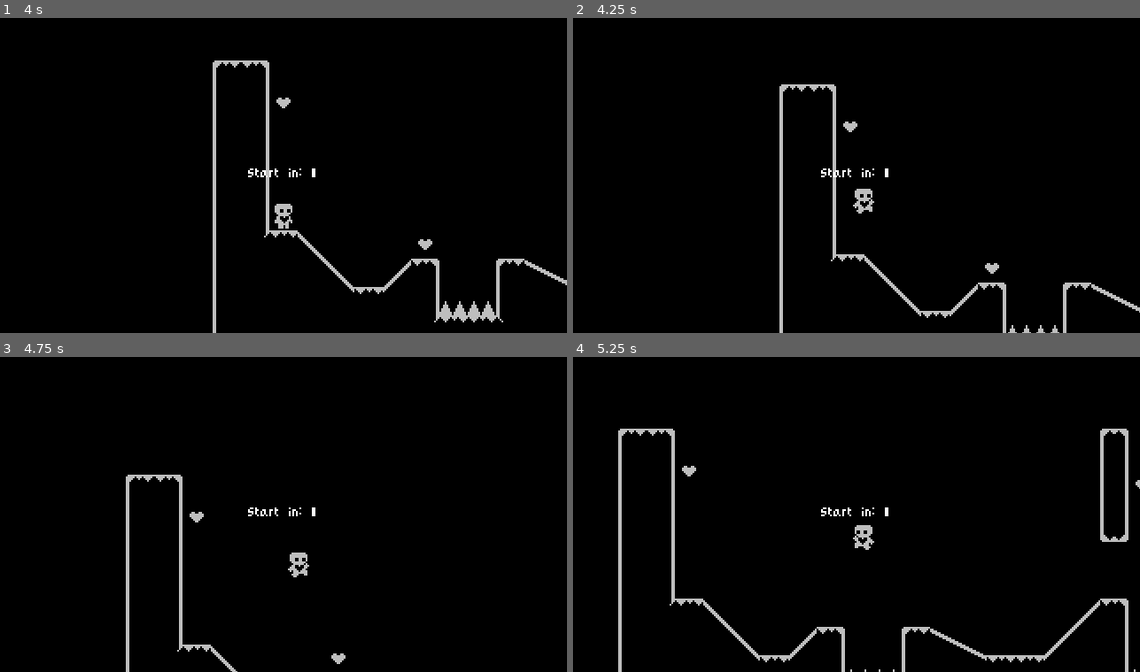
Above: before the commit, frames 1-4 (two rows, left to right).
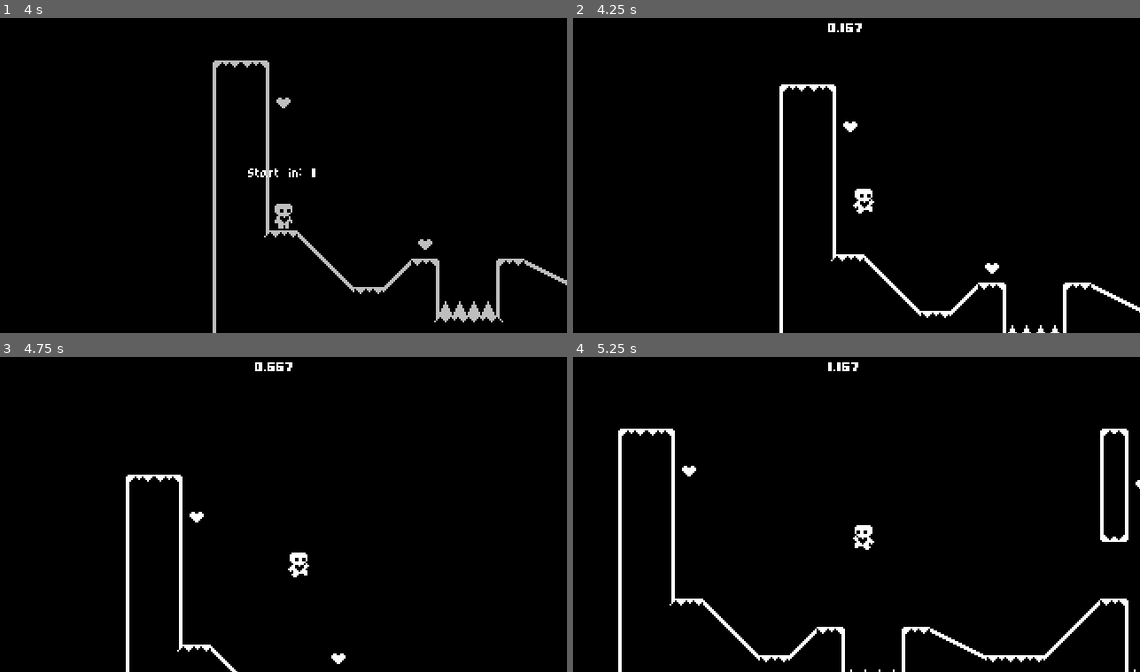
Above: after the commit, the same moments.

Repository: Tdrydale/godot-bonus-Tdrydale
Game: Godot game, scene res://start_menu.tscn
The game is run twice, just before and just after one commit, with the same random seed, the same clock (stepped at 60 frames per second) and the same inputs.
Inputs:
- Up to frame 1 (4 s): click "Start Game" at 0.5 s; hold W (jump) 1.28-2.03 s; hold Right (move_right) 1.28-2.78 s; tap Enter at 2, 3.5 s; tap W (jump) at 2.1, 2.27, 2.57, 3.6, 3.77 s; tap Space at 2.75 s; hold Left (move_left) 2.78-3.53 s; hold W (jump) 2.78-3.53 s; hold Right (move_right) from 3.53 s (still down)
- Up to frame 2 (4.25 s): keep holding Right (move_right); tap W (jump) at 4.07 s
- Up to frame 3 (4.75 s): keep holding Right (move_right); hold W (jump) from 4.28 s (still down)
- Up to frame 4 (5.25 s): release Right (move_right) at 5.03 s; release W (jump) at 5.03 s; hold Left (move_left) from 5.03 s (still down); tap W (jump) at 5.1 s

Frame 1 is identical in both runs. In frame 2, 2.3% of the frame differs, in the area x 36-100%, y 1-100%; in frame 3, 1.5%; in frame 4, 3.3%, in the area x 7-100%, y 1-100%.
Error before the commit: Invalid assignment of property or key 'visable' with value of type 'bool' on a base object of type 'ColorRect'. (res://world.gd:18)

Commit message:
Videos Complete

Diff:
--- /dev/null
+++ b/level_completed.gd
@@ -0,0 +1,13 @@
+extends ColorRect
+
+signal retry()
+signal next_level()
+
+@onready var retry_button = %RetryButton
+@onready var next_level_button = %NextLevelButton
+
+func _on_retry_button_pressed():
+	retry.emit()
+
+func _on_next_level_button_pressed():
+	next_level.emit()
--- a/level_completed.tscn
+++ b/level_completed.tscn
@@ -1,12 +1,16 @@
-[gd_scene format=3 uid="uid://vrd1nu8mwppt"]
+[gd_scene load_steps=2 format=3 uid="uid://vrd1nu8mwppt"]
+
+[ext_resource type="Script" path="res://level_completed.gd" id="1_8t067"]
 
 [node name="LevelCompleted" type="ColorRect"]
+process_mode = 3
 anchors_preset = 15
 anchor_right = 1.0
 anchor_bottom = 1.0
 grow_horizontal = 2
 grow_vertical = 2
 color = Color(0, 0, 0, 0.2)
+script = ExtResource("1_8t067")
 
 [node name="CenterContainer" type="CenterContainer" parent="."]
 layout_mode = 1
@@ -16,6 +20,28 @@
 grow_horizontal = 2
 grow_vertical = 2
 
-[node name="Label" type="Label" parent="CenterContainer"]
+[node name="VBoxContainer" type="VBoxContainer" parent="CenterContainer"]
+layout_mode = 2
+
+[node name="Label" type="Label" parent="CenterContainer/VBoxContainer"]
 layout_mode = 2
 text = "Level Completed!"
+horizontal_alignment = 1
+
+[node name="HBoxContainer" type="HBoxContainer" parent="CenterContainer/VBoxContainer"]
+layout_mode = 2
+
+[node name="RetryButton" type="Button" parent="CenterContainer/VBoxContainer/HBoxContainer"]
+unique_name_in_owner = true
+custom_minimum_size = Vector2(64, 16)
+layout_mode = 2
+text = "Retry"
+
+[node name="NextLevelButton" type="Button" parent="CenterContainer/VBoxContainer/HBoxContainer"]
+unique_name_in_owner = true
+custom_minimum_size = Vector2(64, 16)
+layout_mode = 2
+text = "Next Level"
+
+[connection signal="pressed" from="CenterContainer/VBoxContainer/HBoxContainer/RetryButton" to="." method="_on_retry_button_pressed"]
+[connection signal="pressed" from="CenterContainer/VBoxContainer/HBoxContainer/NextLevelButton" to="." method="_on_next_level_button_pressed"]
--- a/player.gd
+++ b/player.gd
@@ -61,6 +61,7 @@
 	if is_on_floor() or coyote_jump_timer.time_left > 0.0:
 		if Input.is_action_pressed("jump"):
 			velocity.y = movement_data.jump_velocity
+			coyote_jump_timer.stop()
 	elif not is_on_floor():
 		if Input.is_action_just_released("jump") and velocity.y < movement_data.jump_velocity / 2:
 			velocity.y = movement_data.jump_velocity / 2
--- /dev/null
+++ b/victory_screen.gd
@@ -0,0 +1,10 @@
+extends CenterContainer
+
+@onready var menu_button = %MenuButton
+
+func _ready():
+	LevelTransition.fade_from_black()
+	menu_button.grab_focus()
+
+func _on_menu_button_pressed():
+	get_tree().change_scene_to_file("res://start_menu.tscn")
--- /dev/null
+++ b/victory_screen.tscn
@@ -0,0 +1,27 @@
+[gd_scene load_steps=2 format=3 uid="uid://bknfopoouxa11"]
+
+[ext_resource type="Script" path="res://victory_screen.gd" id="1_y1unc"]
+
+[node name="VictoryScrene" type="CenterContainer"]
+anchors_preset = 15
+anchor_right = 1.0
+anchor_bottom = 1.0
+grow_horizontal = 2
+grow_vertical = 2
+script = ExtResource("1_y1unc")
+
+[node name="VBoxContainer" type="VBoxContainer" parent="."]
+layout_mode = 2
+
+[node name="Label" type="Label" parent="VBoxContainer"]
+layout_mode = 2
+text = "You Win"
+horizontal_alignment = 1
+
+[node name="MenuButton" type="Button" parent="VBoxContainer"]
+unique_name_in_owner = true
+custom_minimum_size = Vector2(104, 16)
+layout_mode = 2
+text = "Return to Main Menu"
+
+[connection signal="pressed" from="VBoxContainer/MenuButton" to="." method="_on_menu_button_pressed"]
--- a/world.gd
+++ b/world.gd
@@ -1,29 +1,54 @@
 extends Node2D
 
 @export var next_level: PackedScene
+
+var level_time = 0.0
+var start_level_msec = 0.0
 
 @onready var level_completed = $CanvasLayer/LevelCompleted
 @onready var start_in = %StartIn
 @onready var start_in_label = %StartInLabel
 @onready var animation_player = $AnimationPlayer
+@onready var level_time_label = %LevelTimeLabel
 
 func _ready():
+	if not next_level is PackedScene:
+		level_completed.next_level_button.text = "Victory Screen"
+		next_level = load("res://victory_screen.tscn")
 	Events.level_completed.connect(show_level_completed)
 	get_tree().paused = true
 	start_in.visible = true
-	await LevelTransition.fade_from_black()
+	LevelTransition.fade_from_black()
 	animation_player.play('countdown')
-	await  animation_player.animation_finished
+	await animation_player.animation_finished
 	get_tree().paused = false
-	start_in.visable = false
+	start_in.visible = false
+	start_level_msec = Time.get_ticks_msec()
 
+func _process(delta):
+	level_time = Time.get_ticks_msec() - start_level_msec
+	level_time_label.text = str(level_time / 1000.0)
 
-func show_level_completed():
-	level_completed.show()
-	get_tree().paused = true
-	await get_tree().create_timer(1.0).timeout
+func retry():
+	await LevelTransition.fade_to_black()
+	get_tree().paused = false
+	get_tree().change_scene_to_file(scene_file_path)
+
+func go_to_next_level():
 	if not next_level is PackedScene:
 		return
 	await LevelTransition.fade_to_black()
 	get_tree().paused = false
 	get_tree().change_scene_to_packed(next_level)
+
+func show_level_completed():
+	level_completed.show()
+	level_completed.retry_button.grab_focus()
+	get_tree().paused = true
+
+
+func _on_level_completed_next_level():
+	go_to_next_level()
+
+func _on_level_completed_retry():
+	retry()
--- a/world.tscn
+++ b/world.tscn
@@ -75,6 +75,19 @@
 layout_mode = 2
 text = "Start in: 3"
 
+[node name="CenterContainer" type="CenterContainer" parent="CanvasLayer"]
+anchors_preset = 10
+anchor_right = 1.0
+offset_top = 4.0
+offset_bottom = 12.0
+grow_horizontal = 2
+
+[node name="LevelTimeLabel" type="Label" parent="CanvasLayer/CenterContainer"]
+unique_name_in_owner = true
+custom_minimum_size = Vector2(32, 0)
+layout_mode = 2
+vertical_alignment = 1
+
 [node name="LevelTileMap" parent="." instance=ExtResource("6_agi5t")]
 
 [node name="AnimationPlayer" type="AnimationPlayer" parent="."]
@@ -83,3 +96,6 @@
 "": SubResource("AnimationLibrary_n7qei")
 }
 autoplay = "countdown"
+
+[connection signal="next_level" from="CanvasLayer/LevelCompleted" to="." method="_on_level_completed_next_level"]
+[connection signal="retry" from="CanvasLayer/LevelCompleted" to="." method="_on_level_completed_retry"]
